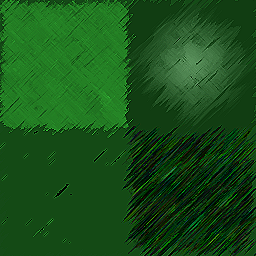
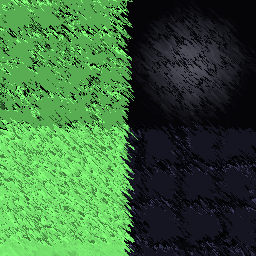
Layer changes from the first 256px x 256px image to the second:
added layer "Ebene 2 Kopie" above "Ebene 2" over left=0, top=0, right=256, bottom=256
hid "Ebene 0" over left=0, top=0, right=256, bottom=256
